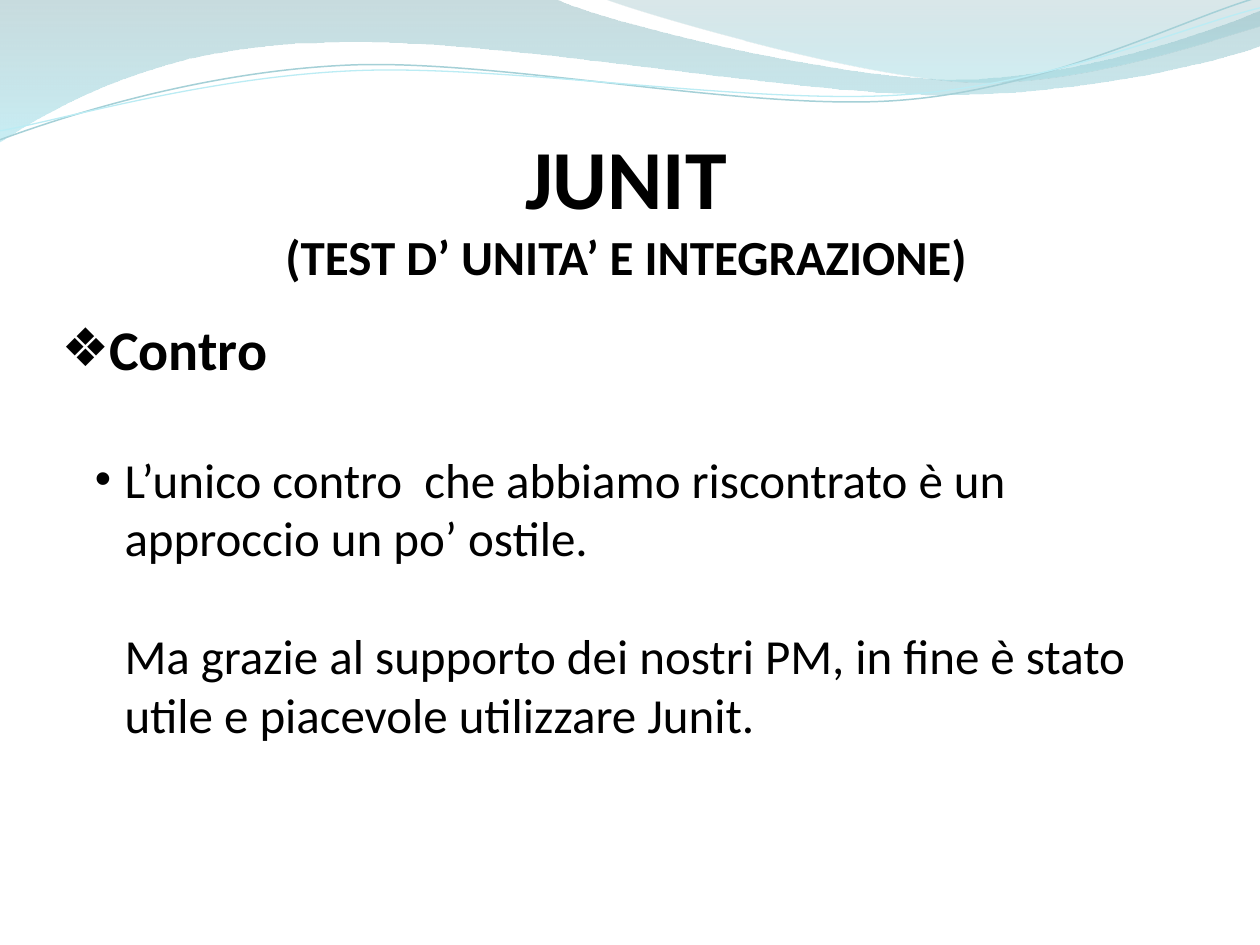
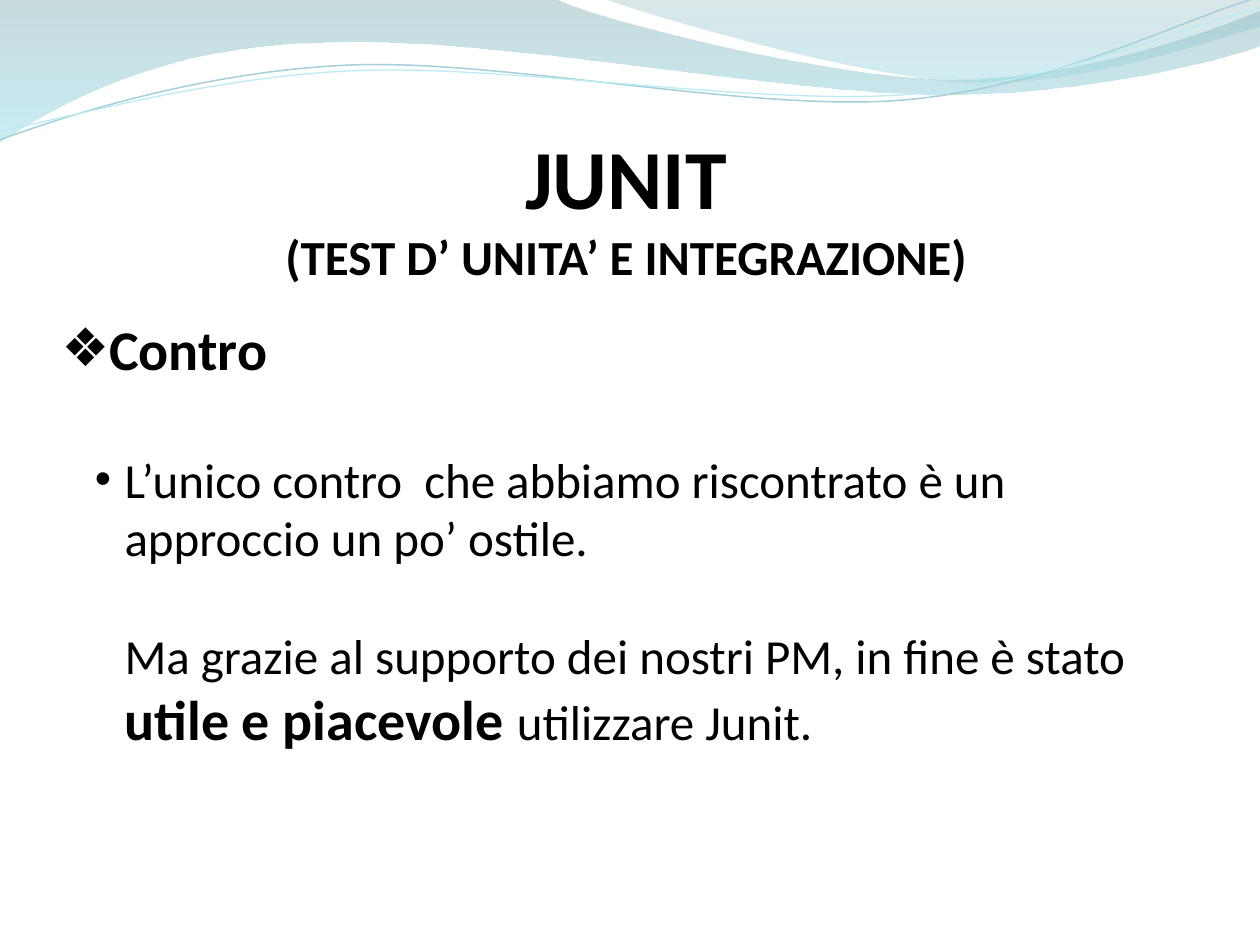
Before and after one commit to ammirate/at-silo, a slide deck: slide 97 of Presentazione/Atsilo1/[BOZZA] Atsilo_A_PresentazioneFinale copia.pptx. Drawn at 1260x945 pixels with LibreOffice and Linux fonts; fonts in the diff are those of the drawing. Boxes give left, top, right and bottom in pixels: in the first picture for what was removed or moved away, otherwise in the second. Text is boxed around its words. In the diff, an @@ line names an element or a change of style, - is before the commit and + after.

```diff
--- a/Presentazione/Atsilo1/[BOZZA] Atsilo_A_PresentazioneFinale copia.pptx
+++ b/Presentazione/Atsilo1/[BOZZA] Atsilo_A_PresentazioneFinale copia.pptx
@@ text at box(125, 640, 1125, 749): size 28 to 32 pt, bold on in "utile e piacevole" @@
```
Also in this commit, not shown: 6 other slides changed, 1 other file.
